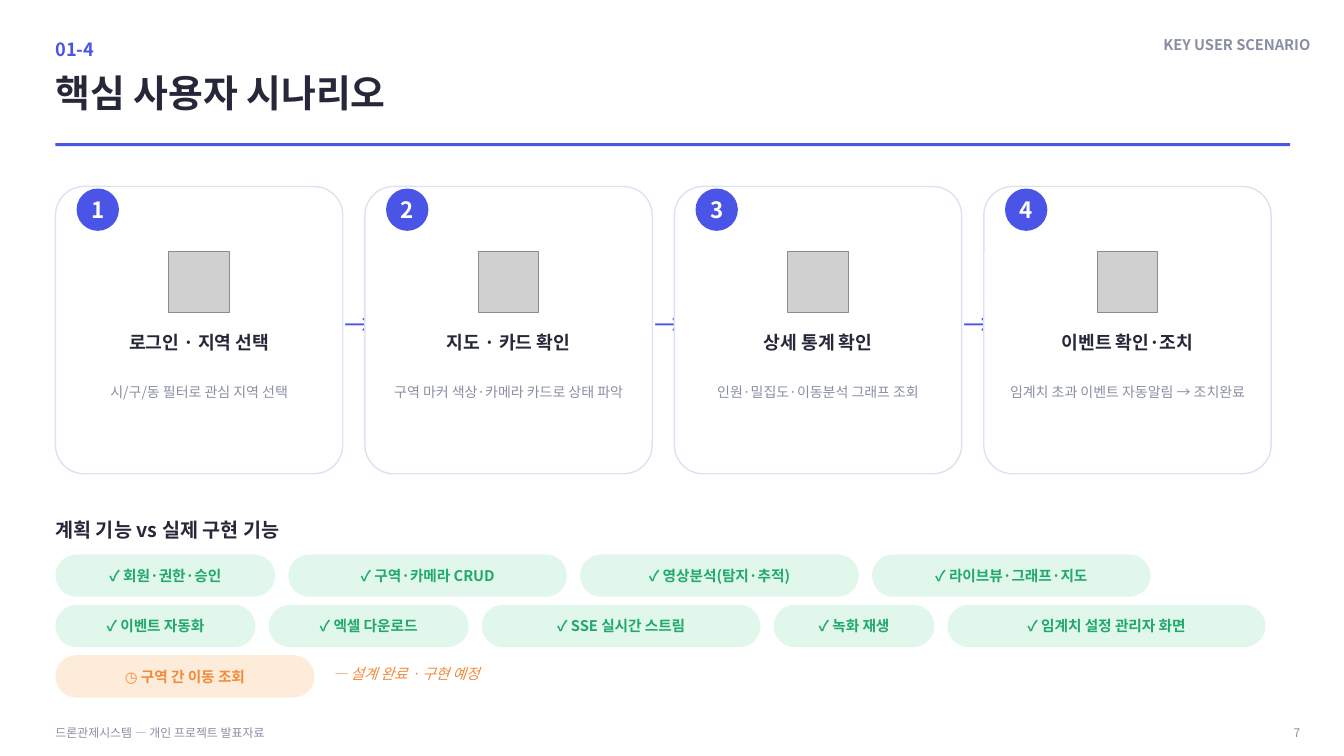
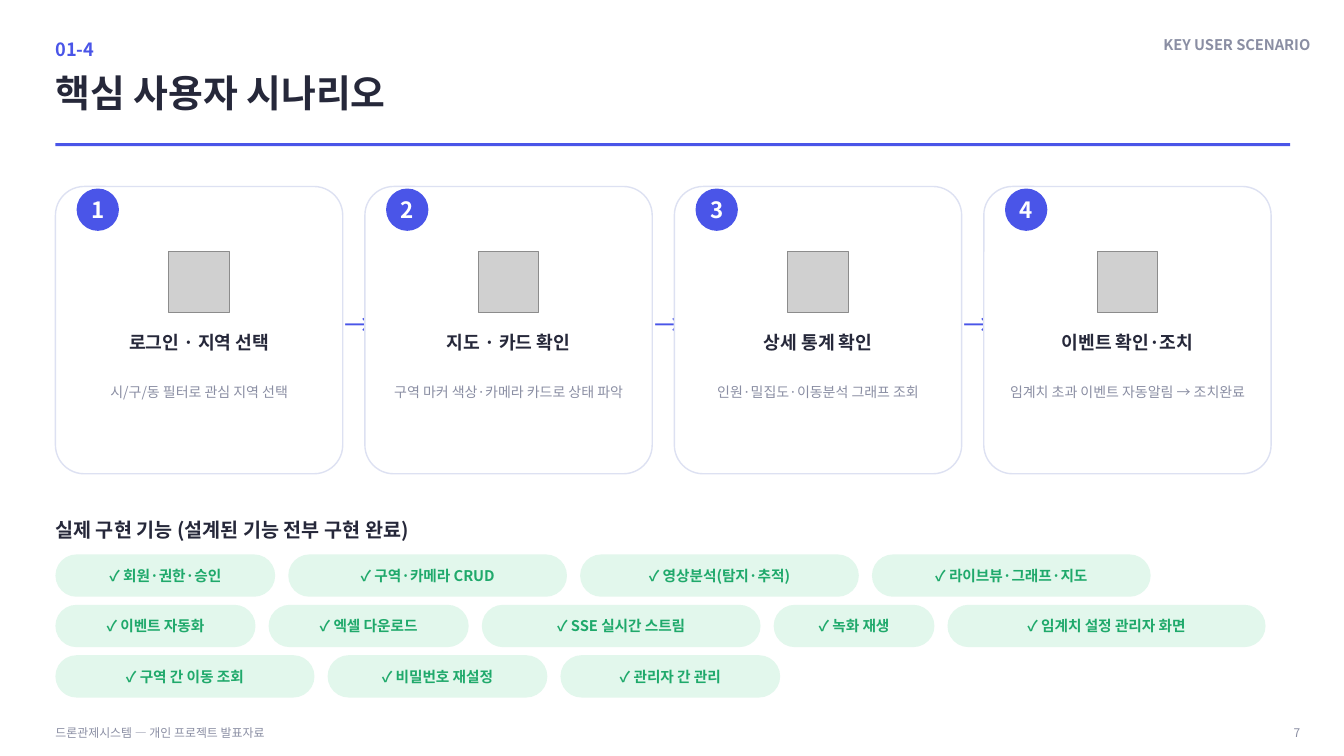
Before and after one commit to rlaeoaud7018/DroneControllSystemApp, a slide deck: slide 7 of docs/deliverables/발표자료.pptx. Drawn at 1344x756 pixels with LibreOffice and Linux fonts; fonts in the diff are those of the drawing; grey boxes stand for pictures; background and template pictures are left out. Boxes give left, top, right and bottom in pixels: in the first picture for what was removed or moved away, otherwise in the second. Text is boxed around its words. In the diff, an @@ line names an element or a change of style, - is before the commit and + after.

```diff
--- a/docs/deliverables/발표자료.pptx
+++ b/docs/deliverables/발표자료.pptx
@@ text at (55,520,409,541): text changed @@
-계획 기능 vs 실제 구현 기능
+실제 구현 기능 (설계된 기능 전부 구현 완료)
@@ rounded rectangle at (55,655,315,698): fill #FDECDA to #E2F7EC @@
@@ rounded rectangle added at (328,655,547,698), fill #E2F7EC @@
@@ rounded rectangle added at (561,655,780,698), fill #E2F7EC @@
@@ text at (140,669,244,684): text changed; text colour #F28A3C to #1FA96B @@
-◷ 구역 간 이동 조회
+✓ 구역 간 이동 조회
@@ text removed at (350,667,479,680) @@
-— 설계 완료 · 구현 예정
@@ text added at (396,669,493,684), 10.5 pt, text #1FA96B, bold @@
+✓ 비밀번호 재설정
@@ text added at (634,669,721,684), 10.5 pt, text #1FA96B, bold @@
+✓ 관리자 간 관리
```
Also in this commit, not shown: 4 other slides changed, 3 other files.
